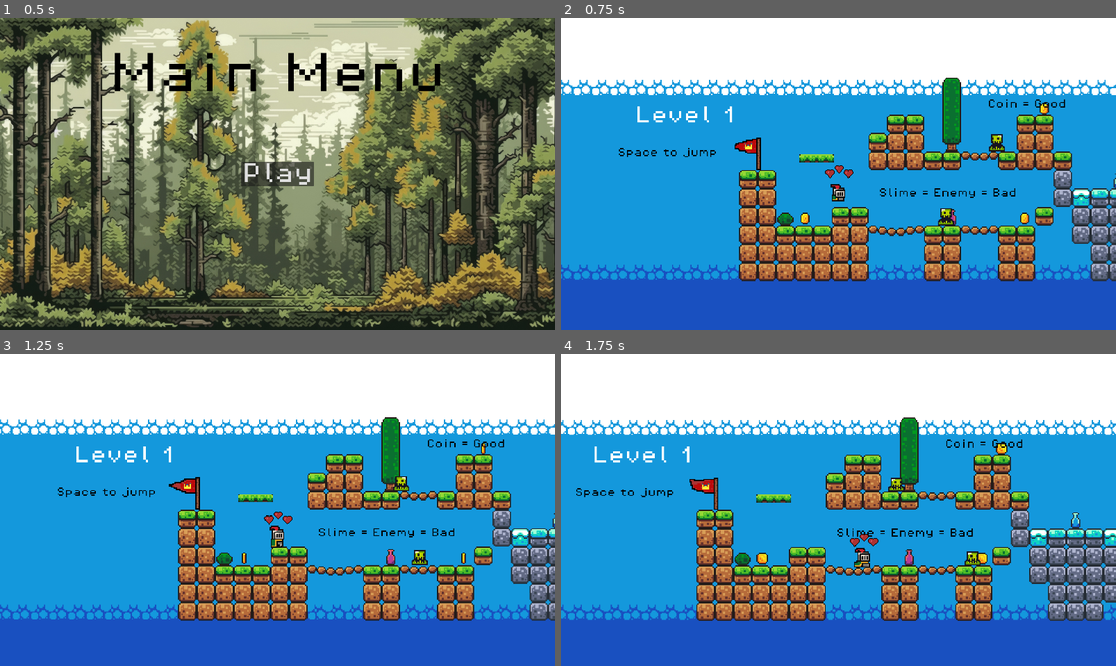
Above: before the commit, frames 1-4 (two rows, left to right).
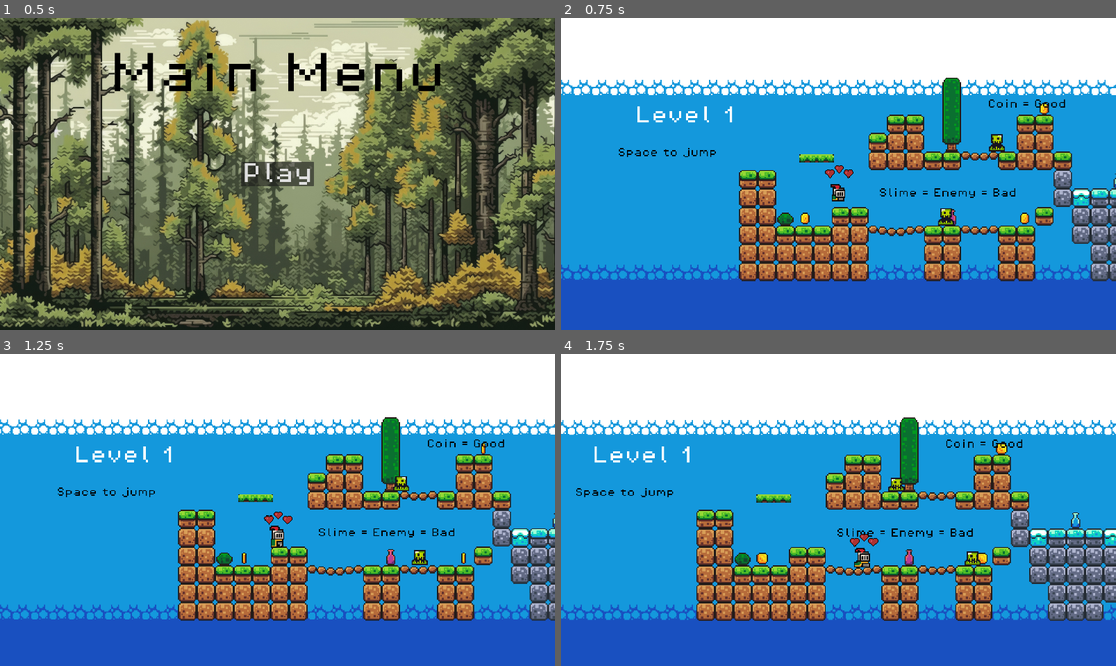
Above: after the commit, the same moments.

Repository: WoBen07/Platformer_Game
Game: Godot game, scene res://scenes/game.tscn
Two runs of this game, one before a commit and one after it. Both use one fixed random seed, a clock stepped at 60 frames per second and the inputs below. Sound files missing from this copy of the repository are replaced by a short silence.
Inputs:
- Up to frame 1 (0.5 s): no input
- Up to frame 2 (0.75 s): click "Play" at 0.5 s
- Up to frame 3 (1.25 s): no input
- Up to frame 4 (1.75 s): hold Right (move_right) from 1.28 s (still down); tap Space (jump) at 1.52 s

Frame 1 is identical in both runs. In frame 2, 0.2% of the frame differs, in the area x 31-37%, y 38-49%; in frame 3, 0.3%; in frame 4, 0.3%, in the area x 23-29%, y 39-50%.

Commit message:
Bugfixes

Diff:
--- a/scenes/endscreen.tscn
+++ b/scenes/endscreen.tscn
@@ -1,8 +1,8 @@
 [gd_scene load_steps=4 format=3 uid="uid://cna8radn3f7pd"]
 
-[ext_resource type="Texture2D" uid="uid://m7hxi1rls1at" path="res://assets/images/endscreen_background.jpg" id="1_522fc"]
 [ext_resource type="FontFile" uid="uid://bbfohdspakrm" path="res://assets/fonts/PixelOperator8.ttf" id="1_hk3wn"]
 [ext_resource type="Script" path="res://scripts/endscreen.gd" id="1_jf2mh"]
+[ext_resource type="Texture2D" uid="uid://fkxmii8ih8q3" path="res://assets/images/endscreen_back_2.jpg" id="2_f7qku"]
 
 [node name="Endscreen" type="Control"]
 layout_mode = 3
@@ -21,7 +21,7 @@
 anchor_bottom = 1.0
 grow_horizontal = 2
 grow_vertical = 2
-texture = ExtResource("1_522fc")
+texture = ExtResource("2_f7qku")
 expand_mode = 2
 
 [node name="Game_Over" type="Label" parent="CanvasLayer"]
@@ -33,9 +33,6 @@
 offset_right = 582.0
 offset_bottom = 268.0
 grow_horizontal = 2
-theme_override_colors/font_color = Color(0, 0, 0, 1)
-theme_override_colors/font_shadow_color = Color(0, 0, 0, 1)
-theme_override_colors/font_outline_color = Color(0, 0, 0, 1)
 theme_override_fonts/font = ExtResource("1_hk3wn")
 theme_override_font_sizes/font_size = 150
 text = "Game Over"
@@ -65,7 +62,6 @@
 offset_top = 812.0
 offset_right = 1688.0
 offset_bottom = 863.0
-theme_override_colors/font_color = Color(0, 0, 0, 1)
 theme_override_fonts/font = ExtResource("1_hk3wn")
 theme_override_font_sizes/font_size = 50
 text = "You died X times and collected X Coins"
--- /dev/null
+++ b/scenes/enemy_collision.tscn
@@ -0,0 +1,9 @@
+[gd_scene load_steps=2 format=3 uid="uid://f5547opd1sm3"]
+
+[ext_resource type="Script" path="res://scripts/enemy_collision.gd" id="1_naacu"]
+
+[node name="Enemy_Collision" type="Area2D"]
+collision_mask = 2
+script = ExtResource("1_naacu")
+
+[connection signal="body_entered" from="." to="." method="_on_body_entered"]
--- a/scenes/level_1.tscn
+++ b/scenes/level_1.tscn
@@ -344,6 +344,3 @@
 
 [node name="Area2D" parent="." instance=ExtResource("6_85byq")]
 position = Vector2(618, -16)
-
-[node name="Endmarker" parent="." instance=ExtResource("6_85byq")]
-position = Vector2(-78, -31)
--- a/scenes/level_2.tscn
+++ b/scenes/level_2.tscn
@@ -7,6 +7,7 @@
 [ext_resource type="PackedScene" uid="uid://cggqa7n1fb3mw" path="res://scenes/platform.tscn" id="5_2nau4"]
 [ext_resource type="PackedScene" uid="uid://bec5a050gnbgy" path="res://scenes/endmarker.tscn" id="6_dmhsp"]
 [ext_resource type="FontFile" uid="uid://bbfohdspakrm" path="res://assets/fonts/PixelOperator8.ttf" id="7_5f5kk"]
+[ext_resource type="PackedScene" uid="uid://du6w2r68sicpw" path="res://scenes/coin.tscn" id="8_lmm8f"]
 
 [sub_resource type="TileSetAtlasSource" id="TileSetAtlasSource_f2ehd"]
 texture = ExtResource("2_ptv65")
@@ -370,5 +371,20 @@
 }
 autoplay = "move"
 
-[node name="Endmarker" parent="." instance=ExtResource("6_dmhsp")]
-position = Vector2(27, 1)
+[node name="Coin" parent="." instance=ExtResource("8_lmm8f")]
+position = Vector2(129, -23)
+
+[node name="Coin2" parent="." instance=ExtResource("8_lmm8f")]
+position = Vector2(274, 9)
+
+[node name="Coin3" parent="." instance=ExtResource("8_lmm8f")]
+position = Vector2(259, -118)
+
+[node name="Coin4" parent="." instance=ExtResource("8_lmm8f")]
+position = Vector2(354, -86)
+
+[node name="Coin5" parent="." instance=ExtResource("8_lmm8f")]
+position = Vector2(482, -53)
+
+[node name="Coin6" parent="." instance=ExtResource("8_lmm8f")]
+position = Vector2(529, -23)
--- a/scenes/music.tscn
+++ b/scenes/music.tscn
@@ -4,5 +4,6 @@
 
 [node name="Music" type="AudioStreamPlayer2D"]
 stream = ExtResource("1_nn1bp")
+volume_db = -3.169
 autoplay = true
 bus = &"Music"
--- a/scenes/slime.tscn
+++ b/scenes/slime.tscn
@@ -2,7 +2,7 @@
 
 [ext_resource type="Script" path="res://scripts/slime.gd" id="1_4yiv5"]
 [ext_resource type="Texture2D" uid="uid://cy5xkf76fajal" path="res://assets/sprites/slime_green.png" id="1_vjr5r"]
-[ext_resource type="PackedScene" uid="uid://w12iw88pcdx2" path="res://scenes/killzone.tscn" id="2_606uw"]
+[ext_resource type="PackedScene" uid="uid://f5547opd1sm3" path="res://scenes/enemy_collision.tscn" id="3_vft3i"]
 
 [sub_resource type="AtlasTexture" id="AtlasTexture_s8x2f"]
 atlas = ExtResource("1_vjr5r")
@@ -40,8 +40,8 @@
 "speed": 10.0
 }]
 
-[sub_resource type="RectangleShape2D" id="RectangleShape2D_1vkqd"]
-size = Vector2(8, 10)
+[sub_resource type="CircleShape2D" id="CircleShape2D_yndfr"]
+radius = 5.0
 
 [node name="Slime" type="Node2D"]
 script = ExtResource("1_4yiv5")
@@ -51,11 +51,11 @@
 autoplay = "default"
 frame_progress = 0.97351
 
-[node name="Killzone" parent="." instance=ExtResource("2_606uw")]
+[node name="Enemy_Collision" parent="." instance=ExtResource("3_vft3i")]
 
-[node name="CollisionShape2D" type="CollisionShape2D" parent="Killzone"]
-position = Vector2(0, 5)
-shape = SubResource("RectangleShape2D_1vkqd")
+[node name="CollisionShape2D" type="CollisionShape2D" parent="Enemy_Collision"]
+position = Vector2(0, 4)
+shape = SubResource("CircleShape2D_yndfr")
 
 [node name="RayCastRight" type="RayCast2D" parent="."]
 position = Vector2(0, 5)
--- /dev/null
+++ b/scripts/enemy_collision.gd
@@ -0,0 +1,7 @@
+extends Area2D
+
+
+
+func _on_body_entered(body: Node2D) -> void:
+	print("Enemy hit")
+	body.player_is_hit()
--- a/scripts/killzone.gd
+++ b/scripts/killzone.gd
@@ -4,9 +4,7 @@
 
 
 func _on_body_entered(body: Node2D) -> void:
-	print("Player hit")
-	if body.has_method("player_is_hit"):
-		body.player_is_hit()
+	LevelManager.load_restart_menu()
 
 
 
Binary file added: assets/images/endscreen_back_2.jpg
Not shown, added: assets/images/endscreen_back_2.jpg.import
Not shown: 1 places in scenes/level_2.tscn that only renumber resources
